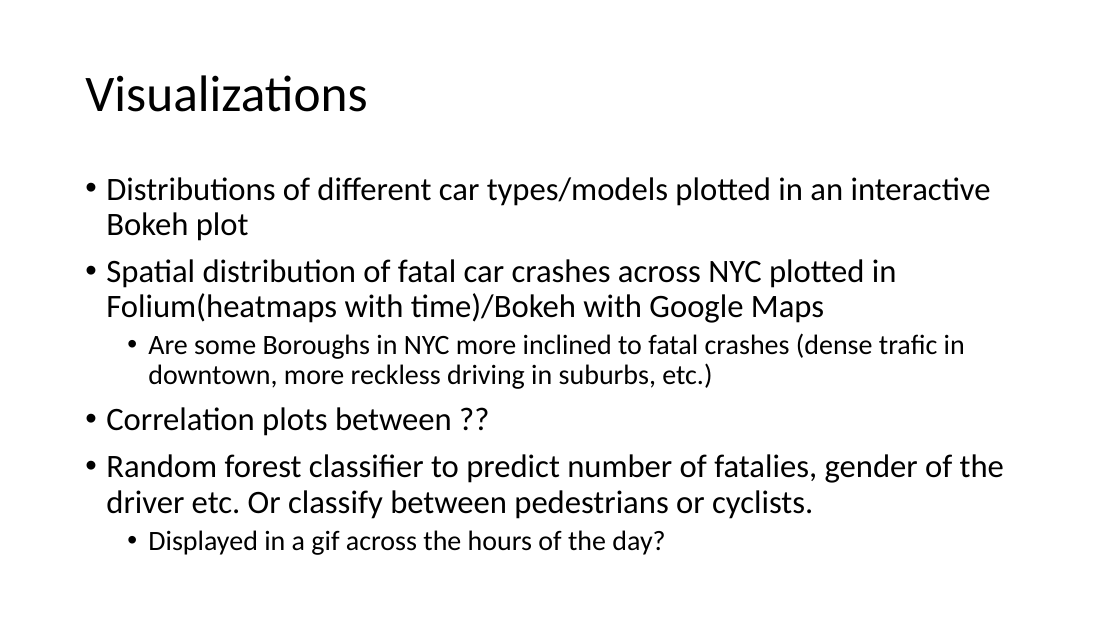
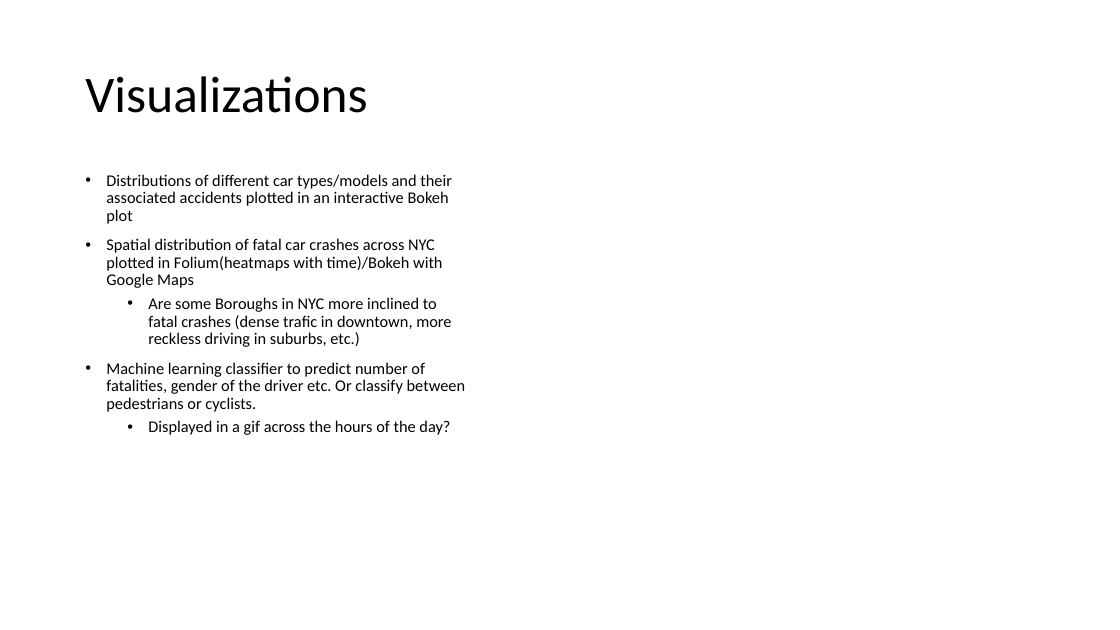
Before and after one commit to Strandgaard96/vehicle_collision_webpage, a slide deck: slide 3 of Part1_video.pptx. Drawn at 1120x630 pixels with LibreOffice and Linux fonts; fonts in the diff are those of the drawing. Boxes give left, top, right and bottom in pixels: in the first picture for what was removed or moved away, otherwise in the second. Text is boxed around its words. In the diff, an @@ line names an element or a change of style, - is before the commit and + after.

```diff
--- a/Part1_video.pptx
+++ b/Part1_video.pptx
@@ text at (106,174,452,224): text changed; size 28 to 14 pt @@
-• Distributions of different car types/models plotted in an interactive Bokeh plot
+• Distributions of different car types/models and their associated accidents plotted in an interactive Bokeh plot
@@ text at (106,238,451,435): size 28 to 14 pt in "Spatial distribution of fatal car crashes across ..."; size 24 to 14 pt in "Are some Boroughs in NYC more inclined ...", "Displayed in a gif across the hours ..." @@
@@ text at (106,362,466,412): text changed; size 28 to 14 pt @@
-• Correlation plots between ??
-• Random forest classifier to predict number of fatalies, gender of the driver etc. Or classify between pedestrians or cyclists.
+• Machine learning classifier to predict number of fatalities, gender of the driver etc. Or classify between pedestrians or cyclists.
```
Also in this commit, not shown: 5 other slides changed, 1 slide added, 2 other files.
